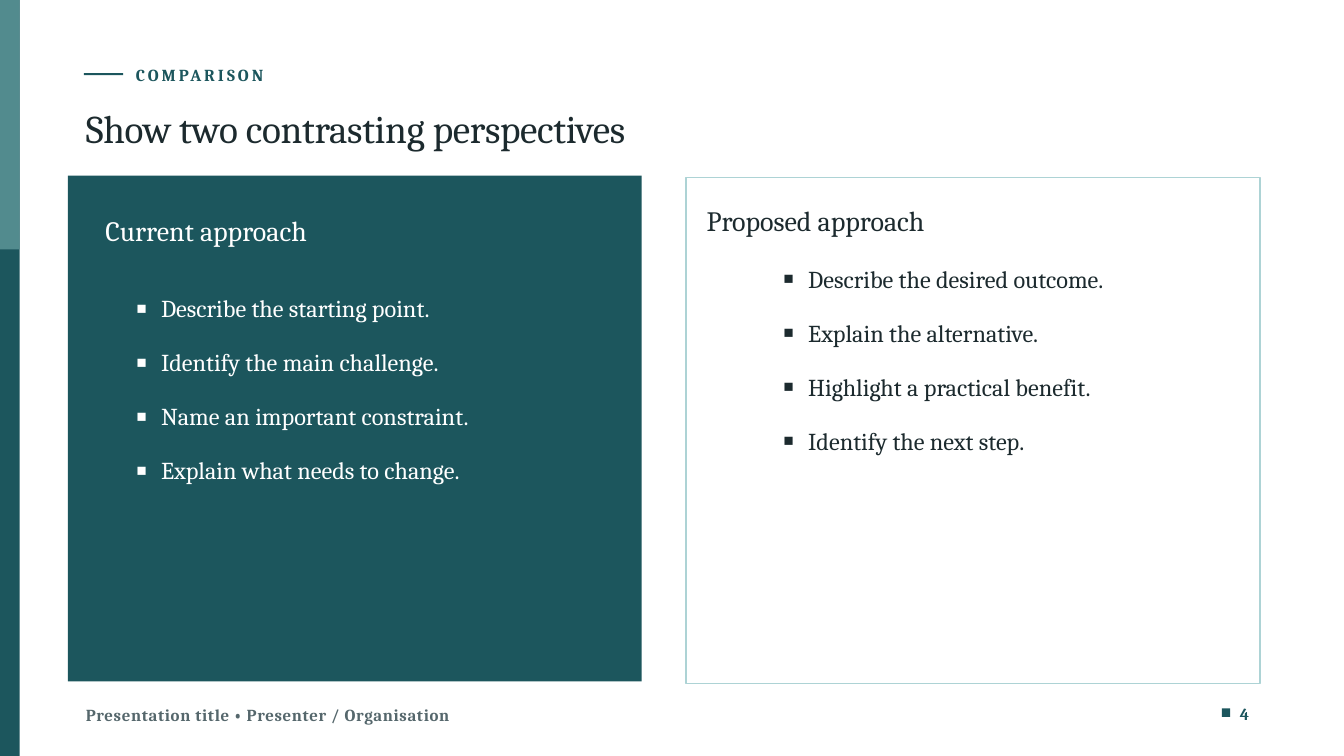
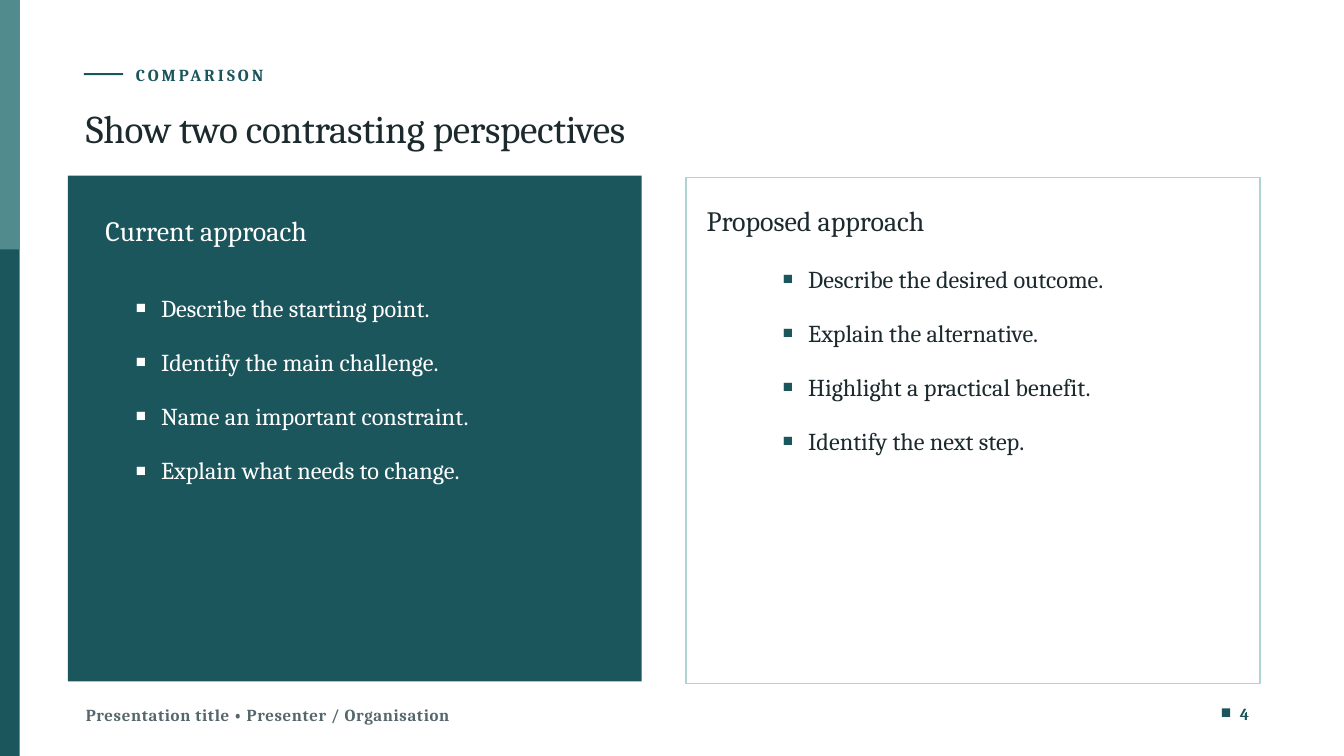
Before and after one commit to juanmlarios/Presentations, a slide deck: slide 4 of Teal_Editorial_Starter.pptx. Drawn at 1344x756 pixels with LibreOffice and Linux fonts; fonts in the diff are those of the drawing. Boxes give left, top, right and bottom in pixels: in the first picture for what was removed or moved away, otherwise in the second. Text is boxed around its words. In the diff, an @@ line names an element or a change of style, - is before the commit and + after.

```diff
--- a/Teal_Editorial_Starter.pptx
+++ b/Teal_Editorial_Starter.pptx
@@ text "Describe the desired outcome." at (808, 271, 1104, 456): bullet ▪ to ■ @@
```
Also in this commit, not shown: 4 other slides changed, 3 other files.
